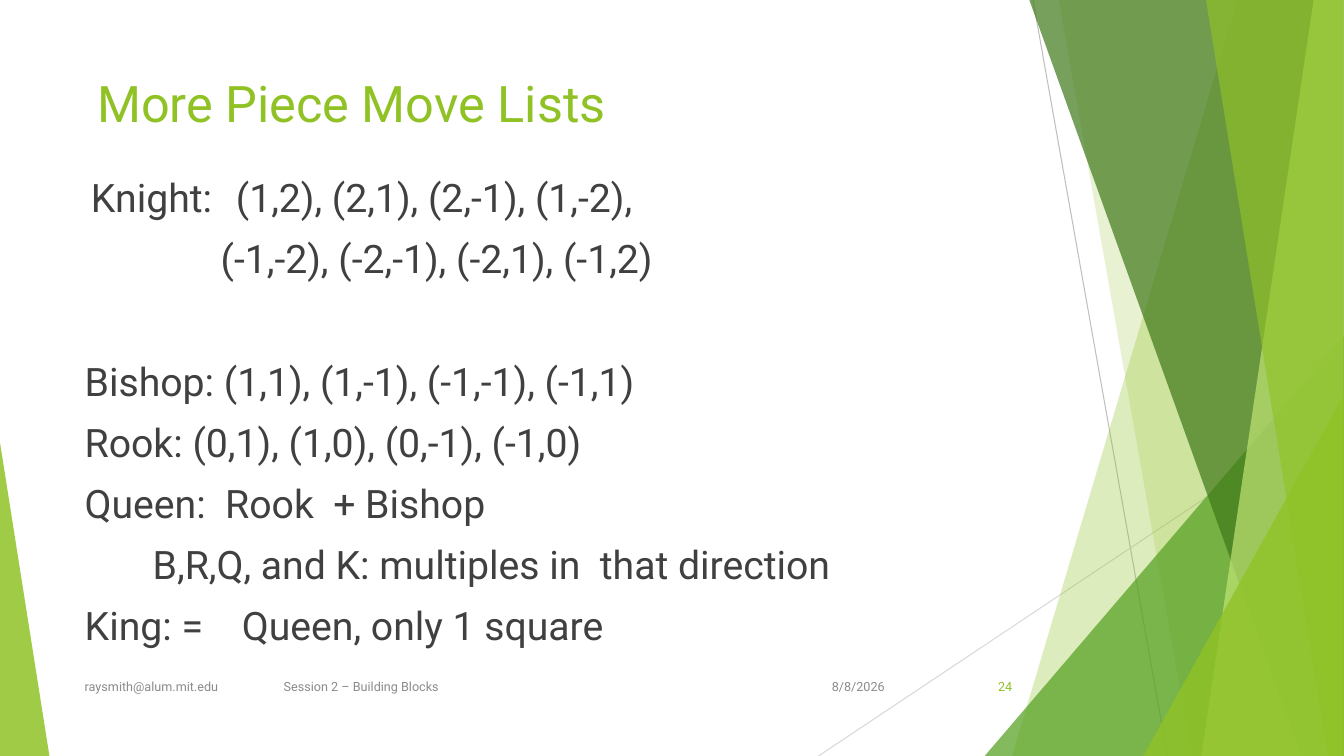
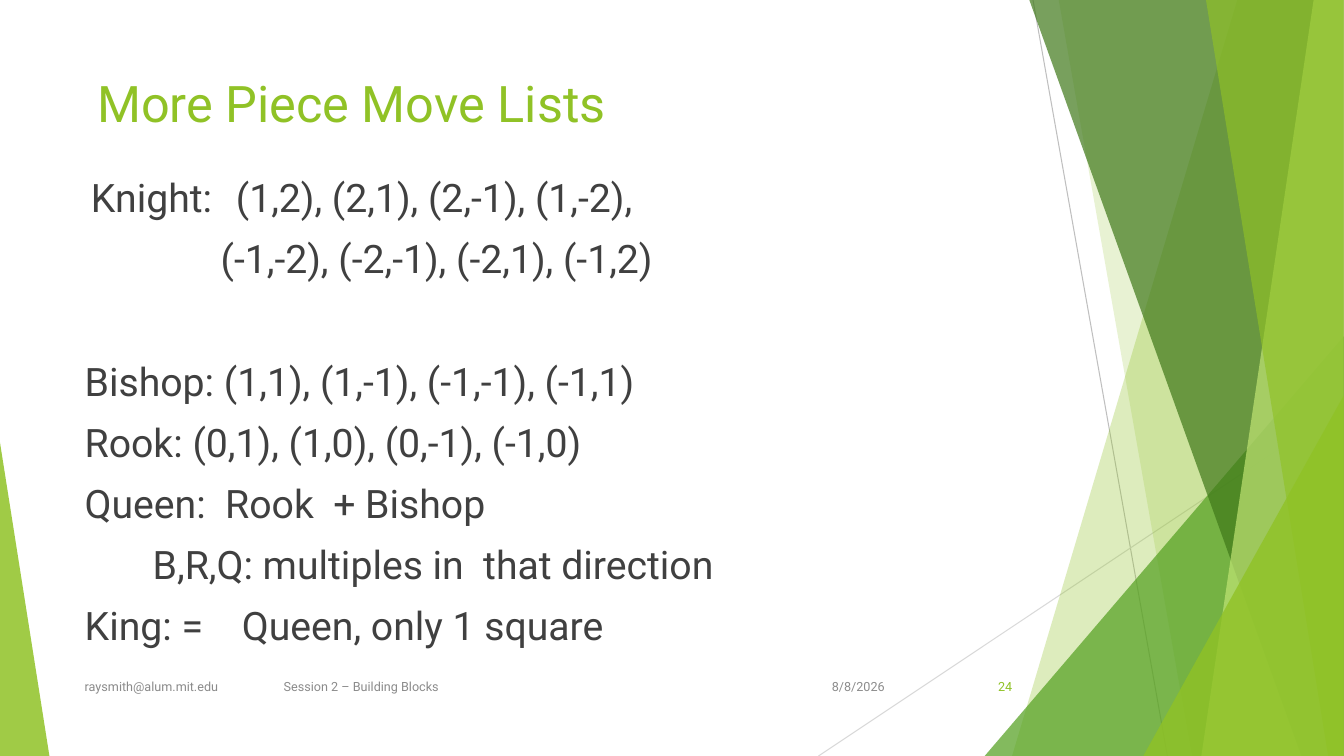
Before and after one commit to raysmith619/chess, a slide deck: slide 24 of Docs/Chess Display and Computers.pptx. Drawn at 1344x756 pixels with LibreOffice and Linux fonts; fonts in the diff are those of the drawing. Boxes give left, top, right and bottom in pixels: in the first picture for what was removed or moved away, otherwise in the second. Text is boxed around its words. In the diff, an @@ line names an element or a change of style, - is before the commit and + after.

```diff
--- a/Docs/Chess Display and Computers.pptx
+++ b/Docs/Chess Display and Computers.pptx
@@ text at <box>153,549,713,587</box>: text changed @@
-B,R,Q, and K: multiples in that direction
+B,R,Q: multiples in that direction
```
Also in this commit, not shown: 23 other slides changed.
